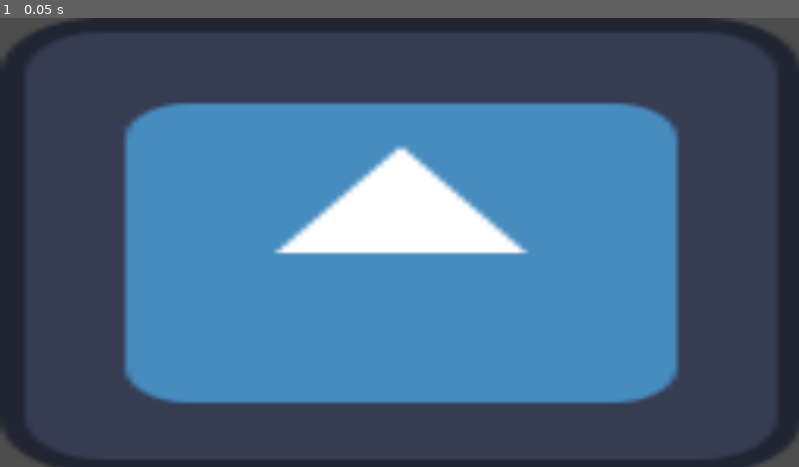
Above: before the commit, frame 1.
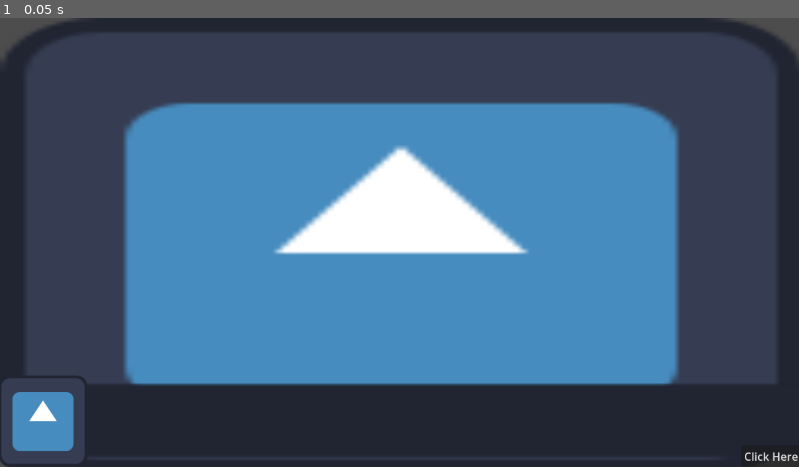
Above: after the commit, the same moment.

Repository: Ron-Sungcang/GameJam2026
Game: Godot game, scene res://scenes/combat_scene.tscn
Two runs of this game, one before a commit and one after it. Both use one fixed random seed, a clock stepped at 60 frames per second and the inputs below. The engine's default icon, where the game draws it, is replaced by a stand-in: a white triangle on a blue panel in a dark square.
Inputs:
- Up to frame 1 (0.05 s): no input

The runs differ from the first frame. In frame 1, 15% of the frame differs, in the area x 0-100%, y 79-100%.

Commit message:
Setting up test enemies

Diff:
--- /dev/null
+++ b/entities/actions/enemy_skills/test_enemy_skills/action_1_test_enemy.tscn
@@ -0,0 +1,6 @@
+[gd_scene load_steps=2 format=3 uid="uid://b5gmsgk8hv36"]
+
+[ext_resource type="Script" uid="uid://dht34vwbdin5q" path="res://scripts/units/enemy/enemy_actions/enemy_action.gd" id="1_k811b"]
+
+[node name="Action1TestEnemy" type="Node2D"]
+script = ExtResource("1_k811b")
--- /dev/null
+++ b/entities/actions/enemy_skills/test_enemy_skills/test_enemy_action_res.tres
@@ -0,0 +1,11 @@
+[gd_resource type="Resource" script_class="enemy_action_res" load_steps=4 format=3 uid="uid://b8780vao3bewl"]
+
+[ext_resource type="Texture2D" uid="uid://bumh5if4xovdf" path="res://assets/icon.svg" id="1_ayb14"]
+[ext_resource type="Script" uid="uid://df7pnanth11ky" path="res://scripts/units/enemy/enemy_actions/enemy_action_res.gd" id="1_hio28"]
+[ext_resource type="PackedScene" uid="uid://b5gmsgk8hv36" path="res://entities/actions/enemy_skills/test_enemy_skills/action_1_test_enemy.tscn" id="2_4f6en"]
+
+[resource]
+script = ExtResource("1_hio28")
+description = "This is a action #1 for test enemy"
+enemy_action_script = ExtResource("2_4f6en")
+action_image = ExtResource("1_ayb14")
--- /dev/null
+++ b/scenes/units/enemies/test_enemy/test_enemy.tscn
@@ -0,0 +1,9 @@
+[gd_scene load_steps=2 format=3 uid="uid://dqshuv2yxrdp6"]
+
+[ext_resource type="Script" uid="uid://cp6xit4xxgsum" path="res://scripts/units/enemy/enemy_unit.gd" id="1_wjt0o"]
+
+[node name="TestEnemy" type="Node2D" node_paths=PackedStringArray("unit_sprite")]
+script = ExtResource("1_wjt0o")
+unit_sprite = NodePath("EnemySprite")
+
+[node name="EnemySprite" type="Sprite2D" parent="."]
--- /dev/null
+++ b/scenes/units/enemies/test_enemy/test_enemy_res.tres
@@ -0,0 +1,18 @@
+[gd_resource type="Resource" script_class="enemy_res" load_steps=6 format=3 uid="uid://d08xguqpf3h6y"]
+
+[ext_resource type="Script" uid="uid://df7pnanth11ky" path="res://scripts/units/enemy/enemy_actions/enemy_action_res.gd" id="1_08nl0"]
+[ext_resource type="Script" uid="uid://cenybi56dj8sx" path="res://scripts/units/enemy/enemy_res.gd" id="2_8a4cu"]
+[ext_resource type="Resource" uid="uid://b8780vao3bewl" path="res://entities/actions/enemy_skills/test_enemy_skills/test_enemy_action_res.tres" id="2_hyqj6"]
+[ext_resource type="Texture2D" uid="uid://bumh5if4xovdf" path="res://assets/icon.svg" id="3_8a4cu"]
+[ext_resource type="PackedScene" uid="uid://dqshuv2yxrdp6" path="res://scenes/units/enemies/test_enemy/test_enemy.tscn" id="3_eocke"]
+
+[resource]
+script = ExtResource("2_8a4cu")
+actions = Array[ExtResource("1_08nl0")]([ExtResource("2_hyqj6"), ExtResource("2_hyqj6"), ExtResource("2_hyqj6")])
+unit_name = "Test Enemy"
+max_hp = 6
+unit_attack = 3
+unit_min_speed = 1
+unit_max_speed = 3
+unit_scene = ExtResource("3_eocke")
+unit_texture = ExtResource("3_8a4cu")
--- a/scripts/combat/combat_manager.gd
+++ b/scripts/combat/combat_manager.gd
@@ -34,7 +34,6 @@
 		CombatState.ENEMY_INPUTS:
 			enemy_inputs()
 		CombatState.PLAYER_INPUTS:
-			ui.enable_user_ui()
 			player_inputs()
 		CombatState.ACTION:
 			action()
@@ -43,32 +42,56 @@
 
 func enter_combat() -> void:
 	ui.disable_user_ui()
+	ui.set_button_action(complete_player_action)
 	print("Entering combat")
 
 	#TODO: Actions when entering combat, getting stage info such as units involved in combat
 
 	change_state(CombatState.START_COMBAT)
 
+func complete_player_action() -> void:
+	if(curr_state != CombatState.PLAYER_INPUTS):
+		print("Not in player input state")
+		return
+
+	print("Player inputs complete")
+	change_state(CombatState.ACTION)
+
 #TODO: Actions during start combat, includes things like a "Start Combat" alert
 func start_combat() -> void:
-	return
+
+	change_state(CombatState.TURN_ORDER)
 
 #TODO: Set the turn order of unit actions before the start of turn
 func turn_order() -> void:
-	return
+	print("Turn order")
+	change_state(CombatState.ENEMY_INPUTS)
+	#return
 
 #TODO: Actions of enemy ai
 func enemy_inputs() -> void:
-	return
+	print("Enemy Input")
+	change_state(CombatState.PLAYER_INPUTS)
+	#return
 
 #TODO: Actions of player
 func player_inputs() -> void:
-	return
+	print("Player Input")
+	ui.enable_user_ui()
 
 #TODO: Complete the actions selected by both Player and Enemy
 func action() -> void:
-	return
+	print("Action state")
+
+	#Disable UI before comitting actions
+	ui.disable_user_ui()
+	#TODO: Complete unit actions
+
+	change_state(CombatState.END_TURN)
 
 #TODO: End turn, prepare for the start of next turn
 func end_turn() -> void:
-	return
+	print("Turn completed")
+	#TODO: Do actions related to a turn ending, before starting a new turn order
+
+	change_state(CombatState.TURN_ORDER)
--- a/scripts/combat/combat_ui/combat_ui.gd
+++ b/scripts/combat/combat_ui/combat_ui.gd
@@ -15,9 +15,11 @@
 #	pass
 
 func disable_user_ui() -> void:
+	print("Disabling combat UI...")
 	user_ui.visible = false
 
 func enable_user_ui() -> void:
+	print("Enabling combat UI...")
 	user_ui.visible = true
 
 func set_button_action(action: Callable) -> void:
--- a/scripts/units/enemy/enemy_actions/enemy_action.gd
+++ b/scripts/units/enemy/enemy_actions/enemy_action.gd
@@ -1,12 +1,12 @@
 extends Node
 
 class_name enemy_action
+
+var action_res: enemy_action_res
 
 # Called when the node enters the scene tree for the first time.
 func _ready() -> void:
 	pass # Replace with function body.
 
-
-# Called every frame. 'delta' is the elapsed time since the previous frame.
-func _process(delta: float) -> void:
-	pass
+func initialize(res: enemy_action_res) -> void:
+	action_res = res
--- a/scripts/units/enemy/enemy_actions/enemy_action_res.gd
+++ b/scripts/units/enemy/enemy_actions/enemy_action_res.gd
@@ -3,4 +3,5 @@
 class_name enemy_action_res
 
 @export var description: String
+@export var enemy_action_script: PackedScene
 @export var action_image: Texture2D
--- /dev/null
+++ b/scripts/units/enemy/enemy_unit.gd
@@ -0,0 +1,36 @@
+extends Node
+
+var enemy_resource: enemy_res
+var current_hp: int
+var enemy_skills: Array[enemy_action]
+
+@export var unit_sprite: Sprite2D
+
+# Called when the node enters the scene tree for the first time.
+func _ready() -> void:
+	pass # Replace with function body.
+
+
+# Called every frame. 'delta' is the elapsed time since the previous frame.
+#func _process(delta: float) -> void:
+#	pass
+
+func initialize(res_file: enemy_res):
+	enemy_resource = res_file
+	current_hp = enemy_resource.max_hp
+	unit_sprite.texture = enemy_resource.unit_texture
+
+func set_unit_actions(res_actions: Array[enemy_action_res]):
+	enemy_skills = res_actions as Array[enemy_action]
+
+func get_unit_name() -> String:
+	return enemy_resource.unit_name
+
+func get_unit_attack() -> int:
+	return enemy_resource.unit_attack
+
+func get_unit_max_speed() -> int:
+	return enemy_resource.unit_max_speed
+
+func get_unit_min_speed() -> int:
+	return enemy_resource.unit_min_speed
--- a/scripts/units/unit_manager.gd
+++ b/scripts/units/unit_manager.gd
@@ -1,8 +1,7 @@
 extends Node
 
 #Array of units
-
-
+@export var enemy_units: Array[enemy_res] #Exported for now, but later will get enemy count from stage
 
 # Called when the node enters the scene tree for the first time.
 func _ready() -> void:
--- a/scripts/units/unit_res.gd
+++ b/scripts/units/unit_res.gd
@@ -9,4 +9,4 @@
 @export var unit_max_speed: int
 
 @export var unit_scene: PackedScene
-@export var unit_sprite: Texture2D
+@export var unit_texture: Texture2D
Not shown, added: scripts/units/enemy/enemy_unit.gd.uid
